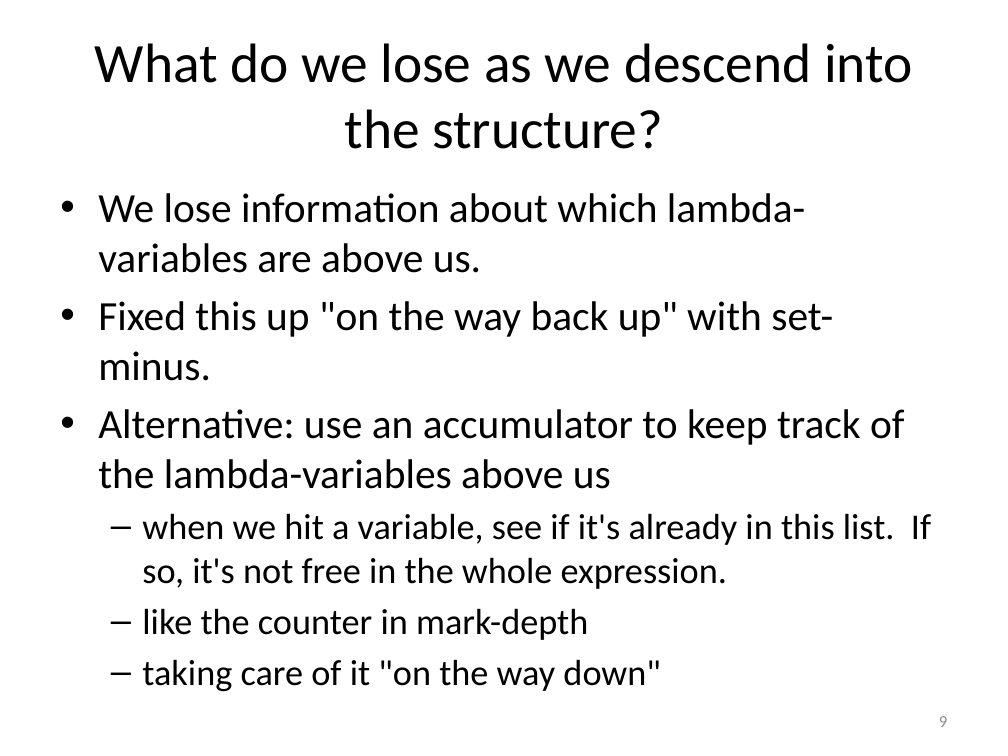
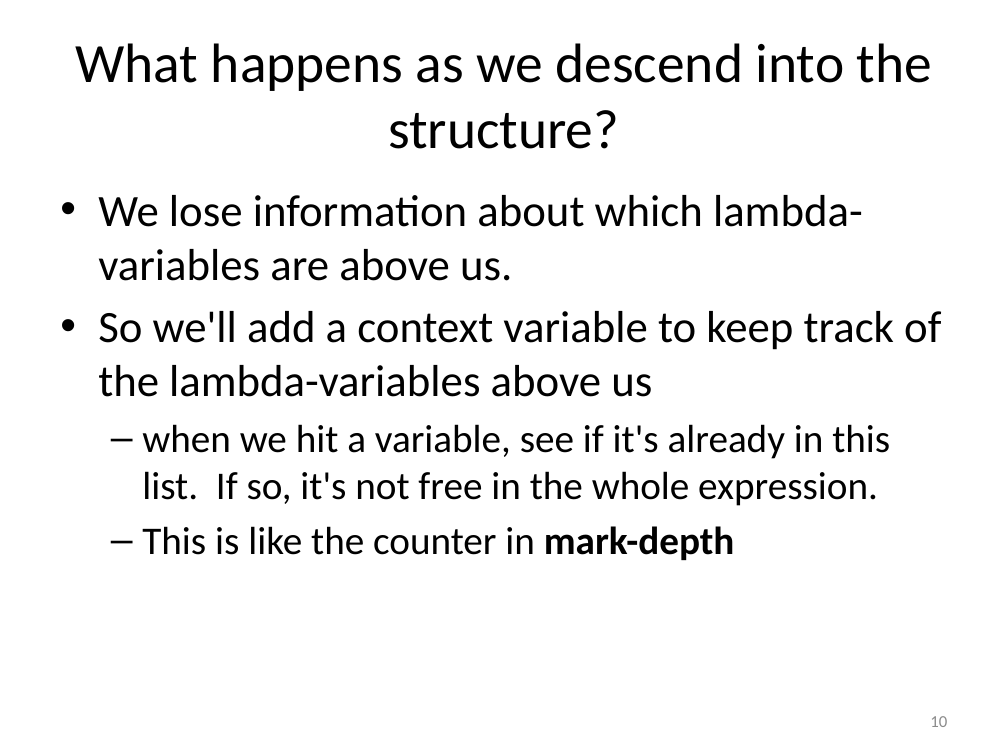
Before and after one commit to mwand/cs5010f16, a slide deck: slide 10 of Slides/Lesson 7.3 Case Study-- Free Variables.pptx (slide 9 before the commit). Drawn at 1008x756 pixels with LibreOffice and Linux fonts; fonts in the diff are those of the drawing. Boxes give left, top, right and bottom in pixels: in the first picture for what was removed or moved away, otherwise in the second. Text is boxed around its words. In the diff, an @@ line names an element or a change of style, - is before the commit and + after.

```diff
--- a/Slides/Lesson 7.3 Case Study-- Free Variables.pptx
+++ b/Slides/Lesson 7.3 Case Study-- Free Variables.pptx
@@ title at [75,43,932,149]: text changed @@
-What do we lose as we descend into the structure?
+What happens as we descend into the structure?
@@ text at [98,195,890,506]: size 29.6 to 32 pt in "We lose information about which lambda-variables are ..."; size 25.9 to 28 pt in "when we hit a variable, see if ..." @@
@@ text at [98,311,941,397]: text changed; size 29.6 to 32 pt @@
-• Fixed this up "on the way back up" with set-minus.
-• Alternative: use an accumulator to keep track of the lambda-variables above us
+• So we'll add a context variable to keep track of the lambda-variables above us
@@ text at [142,526,735,560]: text changed; size 25.9 to 28 pt @@
-  – like the counter in mark-depth
-  – taking care of it "on the way down"
+  – This is like the counter in mark-depth
@@ page number at [930,716,947,727]: text changed @@
-9
+10
```
Also in this commit, not shown: 7 other slides changed, 3 slides added, 4 slides removed, 29 other files.
